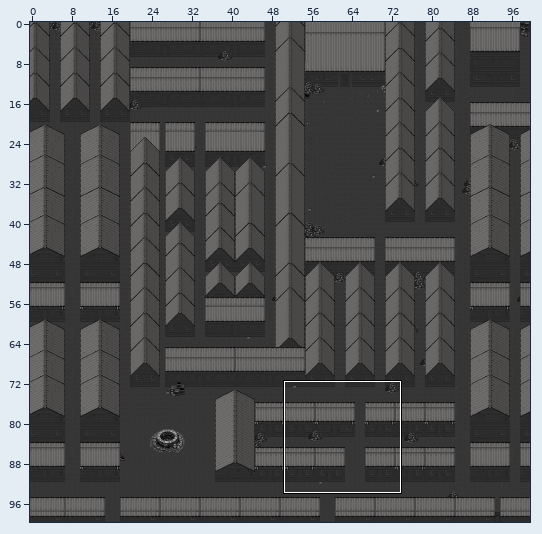
A Tiled map (JSON) gets an edit: assets/Tiles/beyond.tmj. The first picture is a wide view before the edit; the outline marks the close-up.
Close-up. First the earlier version:
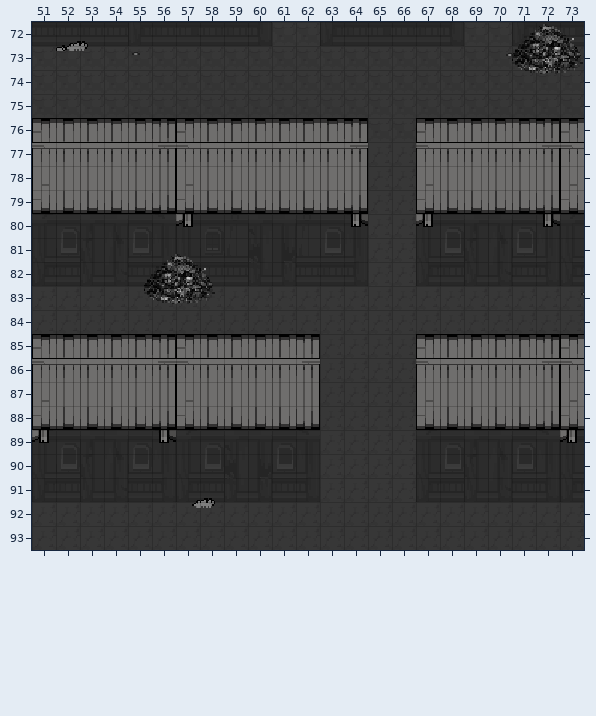
Cells are 16x16 px. Shown: x 51..73, y 72..93. The commit also changed other parts of the map, which this record leaves out.
Now the later version:
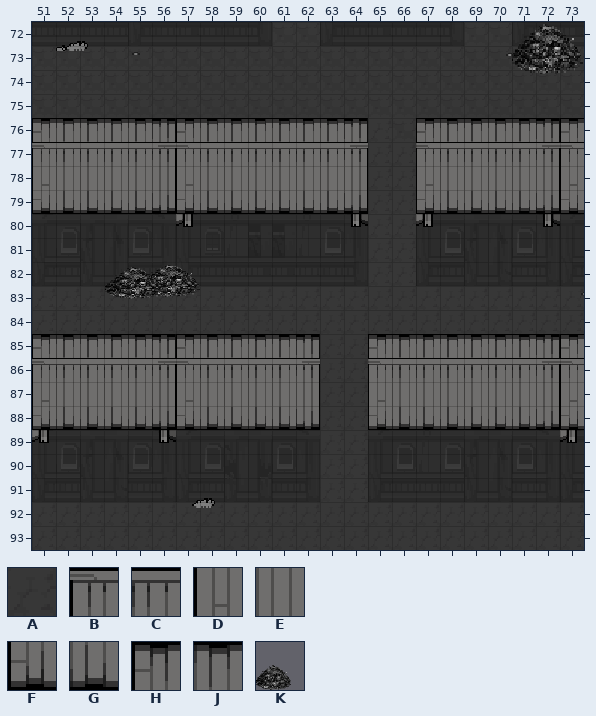
Key: from "Floors_Tiles 2": A 261; from "Roofs 1": B 252, C 253; from "Roofs 2": D 277, E 278, F 302, G 303, H 503, J 504; from "กองขยะ": K 368.
_ is an empty cell, # one hidden under a higher layer.
Objects are placed by their top-left corner, in cells (3,4 is the top-left corner of cell 3,4); size is 1x1 cell unless given.
Diff:
Layer "ผนังบ้าน":
y 85..88: x 65..66 AA -> ##
Layer "ขยะ":
added: K at 55.6,80.9 size 3.3x2.6
added: K at 54.1,80.9 size 3.3x2.6
removed: K at 55.7,79.8 size 4x4
Layer "หลังคา #3":
y 85: x 65..67 __H -> HJJ
y 86: x 65..67 __B -> BCC
y 87: x 65..67 __D -> DEE
y 88: x 65..67 __F -> FGG
